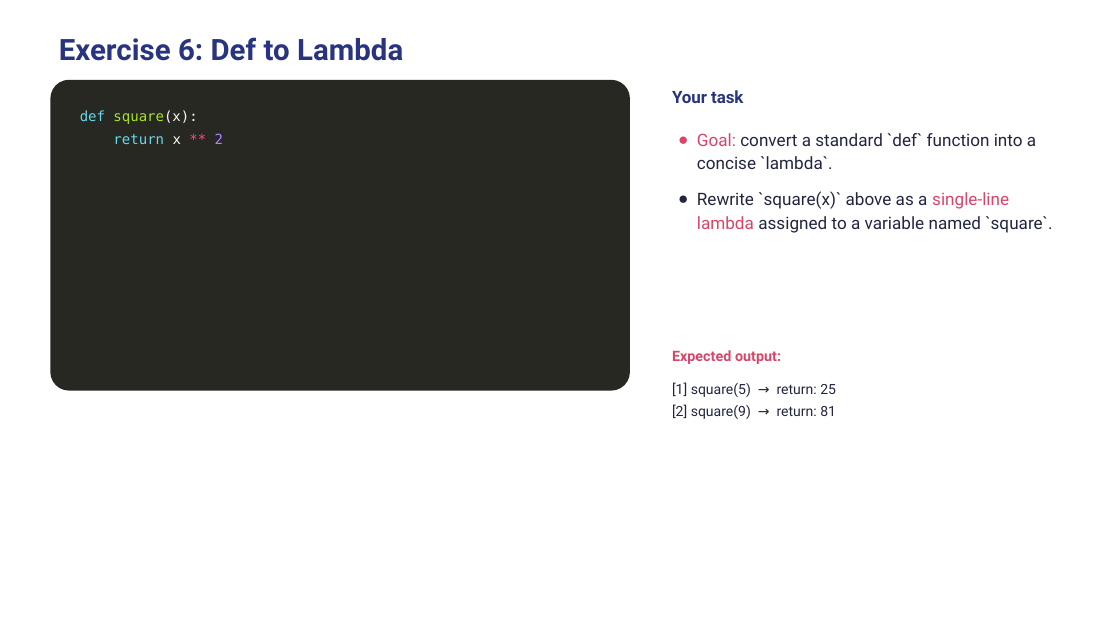
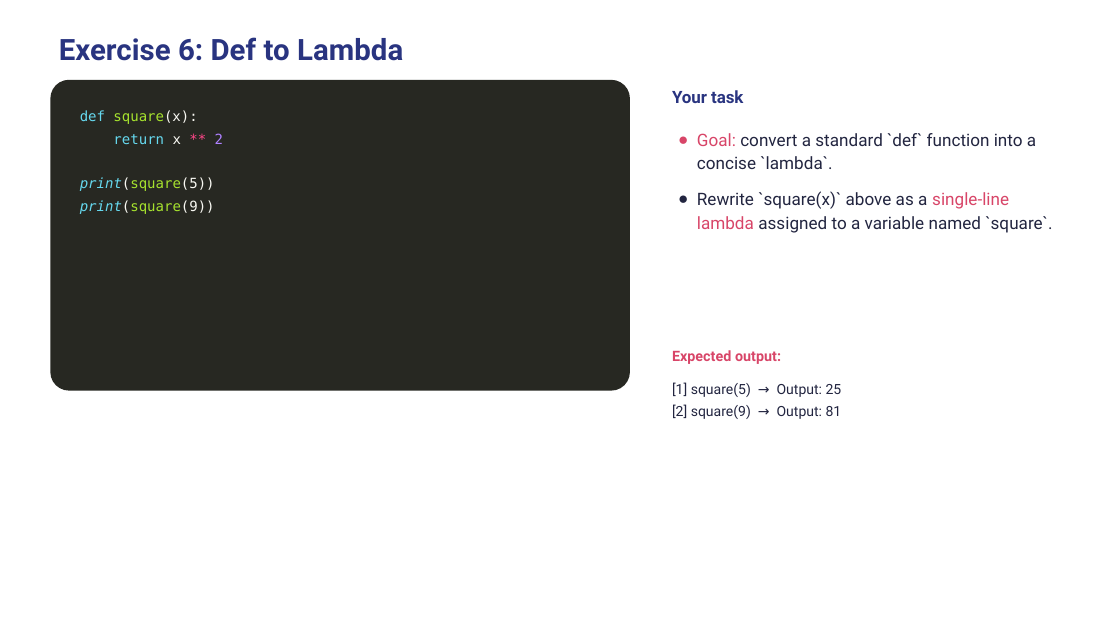
Before and after one commit to wg-training/wg-python-for-data-science-fundamental, a slide deck: slide 25 of slides/09 - Functions.pptx (slide 24 before the commit). Drawn at 1120x630 pixels with LibreOffice and Linux fonts; fonts in the diff are those of the drawing. Boxes give left, top, right and bottom in pixels: in the first picture for what was removed or moved away, otherwise in the second. Text is boxed around its words. In the diff, an @@ line names an element or a change of style, - is before the commit and + after.

```diff
--- a/slides/09 - Functions.pptx
+++ b/slides/09 - Functions.pptx
@@ text at (80, 177, 215, 214): paragraphs added @@
+print(square(5))
+print(square(9))
@@ text at (672, 382, 842, 419): text changed @@
-[1] square(5) → return: 25
-[2] square(9) → return: 81
+[1] square(5) → Output: 25
+[2] square(9) → Output: 81
```
Also in this commit, not shown: 11 other slides changed, 3 slides added, 3 slides removed, 3 other files.
